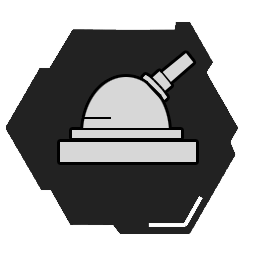
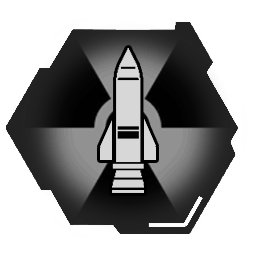
Layer changes from the first 256 x 256 image to the second:
renamed "MissileLauncher" to "Launcher", showed it over [99, 48, 156, 193]
added layer "Layer 1" above "Nuke" over [27, 29, 229, 230]
hid "Artillery" over [60, 53, 196, 162]